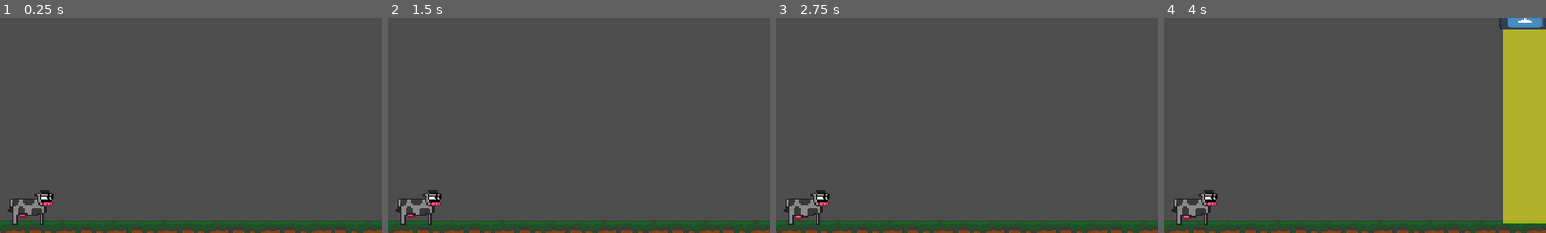
Above: before the commit, frames 1-4 (left to right).
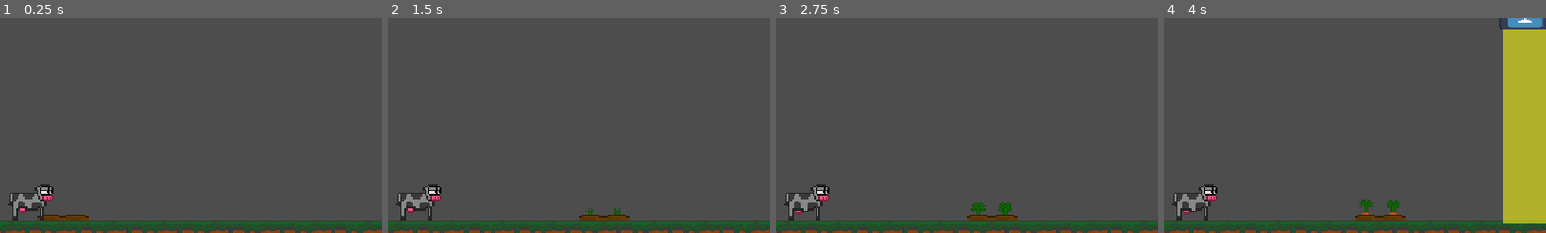
Above: after the commit, the same moments.

Repository: Luminescent-Cheese/district-jam-VII
Game: Godot game, scene res://game.tscn
Two runs of this game, one before a commit and one after it. Both use one fixed random seed, a clock stepped at 60 frames per second and the inputs below. The engine's default icon, where the game draws it, is replaced by a stand-in: a white triangle on a blue panel in a dark square.
Inputs (mouse positions are % of the whole screen's width and height, from its top left):
- Up to frame 1 (0.25 s): no input
- Up to frame 2 (1.5 s): tap Enter at 0.5 s; move the mouse to (72, 45) at 0.52 s; click (72, 45) at 0.6 s; tap Space at 1.25 s; move the mouse to (30, 55) at 1.27 s; click (30, 55) at 1.35 s
- Up to frame 3 (2.75 s): tap Enter at 2 s; move the mouse to (60, 28) at 2.02 s; click (60, 28) at 2.1 s
- Up to frame 4 (4 s): tap Space at 2.75 s; move the mouse to (45, 70) at 2.77 s; click (45, 70) at 2.85 s; tap Enter at 3.5 s; move the mouse to (80, 65) at 3.52 s; click (80, 65) at 3.6 s
The pictures show only the part of the screen within x 42-92%, y 21-71%; the shares and areas given below are measured in that part.

The runs differ from the first frame. In frame 1, 1.3% of the frame differs, in the area x 2-24%, y 77-97%; in frame 2, 1.4%; in frame 3, 1.6%, in the area x 2-64%, y 77-97%; in frame 4, 1.6%.

Commit message:
Basic farm functionality
crops grow when placed, and disappear when clicked

Diff:
--- a/Buildings/buildingBase.gd
+++ b/Buildings/buildingBase.gd
@@ -2,6 +2,7 @@
 
 @onready var cooldown = $Cooldown
 const BULLET = preload("res://bullet.tscn")
+const TILE_SIZE: Vector2 = Vector2(128,128)
 
 @export var bulletSpawn:Marker2D
 @onready var xPos = 99999
@@ -9,6 +10,8 @@
 enum bullet{Carrot}
 @export var bulletType:bullet
 @export var fireRate: float
+enum type{combat,farm}
+@export var buildingType:type
 
 var canFire:bool
 
@@ -20,17 +23,19 @@
 	if xPos == 99999:
 		_buildPlace()
 	else:
-		$Pivot.look_at(get_global_mouse_position())
-		if canFire:
-			fireBullet()
-			canFire = false
-			cooldown.start()
+		match buildingType:
+			type.combat:
+				$Pivot.look_at(get_global_mouse_position())
+				if canFire:
+					fireBullet()
+					canFire = false
+					cooldown.start()
 
 
 		#all stuff tower does
 
 func _buildPlace() -> void:
-	position = Vector2(get_global_mouse_position().x,0)
+	position = Vector2(get_global_mouse_position().x,0).snapped(TILE_SIZE)
 	if Input.is_mouse_button_pressed(MOUSE_BUTTON_LEFT):
 		xPos = position.x
 		#placement particles
--- /dev/null
+++ b/farm.tscn
@@ -0,0 +1,95 @@
+[gd_scene format=3 uid="uid://dpsvuom0sy8kk"]
+
+[ext_resource type="PackedScene" uid="uid://b2vt2s656fr3m" path="res://Buildings/building.tscn" id="1_ju177"]
+[ext_resource type="Texture2D" uid="uid://blj5qc8of14eq" path="res://GeneralArt/CropsArt/CarrotGrow.png" id="2_bw225"]
+[ext_resource type="Script" uid="uid://d02x5v03sborg" path="res://farm_logic.gd" id="2_vkr66"]
+
+[sub_resource type="RectangleShape2D" id="RectangleShape2D_t23pn"]
+size = Vector2(128, 84)
+
+[sub_resource type="RectangleShape2D" id="RectangleShape2D_vkr66"]
+resource_local_to_scene = true
+size = Vector2(128, 22)
+
+[sub_resource type="AtlasTexture" id="AtlasTexture_t23pn"]
+atlas = ExtResource("2_bw225")
+region = Rect2(0, 0, 128, 128)
+
+[sub_resource type="AtlasTexture" id="AtlasTexture_07l7t"]
+atlas = ExtResource("2_bw225")
+region = Rect2(128, 0, 128, 128)
+
+[sub_resource type="AtlasTexture" id="AtlasTexture_jynu1"]
+atlas = ExtResource("2_bw225")
+region = Rect2(0, 128, 128, 128)
+
+[sub_resource type="AtlasTexture" id="AtlasTexture_dmuu5"]
+atlas = ExtResource("2_bw225")
+region = Rect2(128, 128, 128, 128)
+
+[sub_resource type="AtlasTexture" id="AtlasTexture_v46g0"]
+atlas = ExtResource("2_bw225")
+region = Rect2(0, 256, 128, 128)
+
+[sub_resource type="SpriteFrames" id="SpriteFrames_kmnj1"]
+animations = [{
+"frames": [{
+"duration": 1.0,
+"texture": SubResource("AtlasTexture_t23pn")
+}, {
+"duration": 1.0,
+"texture": SubResource("AtlasTexture_07l7t")
+}, {
+"duration": 1.0,
+"texture": SubResource("AtlasTexture_jynu1")
+}, {
+"duration": 1.0,
+"texture": SubResource("AtlasTexture_dmuu5")
+}, {
+"duration": 1.0,
+"texture": SubResource("AtlasTexture_v46g0")
+}],
+"loop": true,
+"name": &"Carrots",
+"speed": 5.0
+}]
+
+[node name="Farm" unique_id=1422852066 instance=ExtResource("1_ju177")]
+fireRate = 0.5
+buildingType = 1
+
+[node name="ClickableArea" type="Area2D" parent="." index="0" unique_id=1967318146]
+collision_layer = 16
+collision_mask = 16
+
+[node name="CollisionShape2D" type="CollisionShape2D" parent="ClickableArea" index="0" unique_id=1587889324]
+position = Vector2(0, -42)
+shape = SubResource("RectangleShape2D_t23pn")
+debug_color = Color(0.77512586, 0.44222206, 0.08890056, 0.41960785)
+
+[node name="FarmLogic" type="Node2D" parent="." index="1" unique_id=1178417540]
+script = ExtResource("2_vkr66")
+
+[node name="Base" parent="." index="3" unique_id=1108329169]
+position = Vector2(0, -0.5)
+scale = Vector2(0.4375, 0.0078124925)
+
+[node name="CollisionShape2D" parent="." index="4" unique_id=1382810759]
+position = Vector2(0, -11)
+shape = SubResource("RectangleShape2D_vkr66")
+
+[node name="Cooldown" parent="." index="5" unique_id=1664144274]
+one_shot = true
+
+[node name="PlacementParticles" parent="." index="6" unique_id=1485913522]
+emission_rect_extents = Vector2(65, 7)
+
+[node name="CropGrowthSprites" type="AnimatedSprite2D" parent="." index="7" unique_id=2068991206]
+texture_filter = 1
+position = Vector2(0, -64)
+sprite_frames = SubResource("SpriteFrames_kmnj1")
+animation = &"Carrots"
+
+[connection signal="input_event" from="." to="FarmLogic" method="_on_farm_input_event"]
+[connection signal="input_event" from="ClickableArea" to="FarmLogic" method="_on_clickable_area_input_event"]
+[connection signal="timeout" from="Cooldown" to="FarmLogic" method="_on_cooldown_timeout"]
--- /dev/null
+++ b/farm_logic.gd
@@ -0,0 +1,24 @@
+extends Node2D
+@onready var cooldown = $"../Cooldown"
+@onready var farmSprite = $"../CropGrowthSprites"
+@onready var growthStage = 0
+@onready var startTimer = true
+func _ready() -> void:
+	farmSprite.animation = "Carrots"
+func _process(delta: float) -> void:
+	if $"..".xPos != 99999:
+		if growthStage < 4 and startTimer:
+			cooldown.start()
+			startTimer = false
+		farmSprite.frame = growthStage
+
+
+func _on_cooldown_timeout() -> void:
+	growthStage += 1
+	startTimer = true
+
+func _on_clickable_area_input_event(viewport: Node, event: InputEvent, shape_idx: int) -> void:
+	if Input.is_action_just_pressed("leftClick"):
+		print(growthStage)
+		if growthStage ==4:
+			growthStage = 0
--- a/game.gd
+++ b/game.gd
@@ -13,7 +13,7 @@
 	for i in range(num_cows):
 		var new_cow = COW_SCENE.instantiate()
 		var random_x = CoordsUtils.get_random_x_in_camera(player_camera)
-		var cow_location = Vector2(random_x, 15)
+		var cow_location = Vector2(random_x, 0)
 		new_cow.position = cow_location
 		new_cow.name = "Cow %s" % i
 		new_cow.connect("abducted", cow_abducted)
--- a/game.tscn
+++ b/game.tscn
@@ -3,6 +3,7 @@
 [ext_resource type="Script" uid="uid://c8qhw51dswbfn" path="res://game.gd" id="1_80nbo"]
 [ext_resource type="Texture2D" uid="uid://dx2sb7kyq8jeb" path="res://GeneralArt/grass.png" id="2_e2o6t"]
 [ext_resource type="Script" uid="uid://c1lvci8w6fntc" path="res://player_camera.gd" id="2_feb5d"]
+[ext_resource type="PackedScene" uid="uid://dpsvuom0sy8kk" path="res://farm.tscn" id="3_fc0e3"]
 
 [sub_resource type="TileSetAtlasSource" id="TileSetAtlasSource_feb5d"]
 texture = ExtResource("2_e2o6t")
@@ -17,6 +18,9 @@
 [node name="Game" type="Node2D" unique_id=86373079]
 script = ExtResource("1_80nbo")
 
+[node name="Farm" parent="." unique_id=1422852066 instance=ExtResource("3_fc0e3")]
+position = Vector2(0, -197)
+
 [node name="PlayerCamera" type="Camera2D" parent="." unique_id=1232046301]
 position = Vector2(0, -197)
 zoom = Vector2(0.6, 0.6)
--- a/project.godot
+++ b/project.godot
@@ -19,6 +19,14 @@
 
 window/stretch/mode="canvas_items"
 
+[input]
+
+leftClick={
+"deadzone": 0.2,
+"events": [Object(InputEventMouseButton,"resource_local_to_scene":false,"resource_name":"","device":-1,"window_id":0,"alt_pressed":false,"shift_pressed":false,"ctrl_pressed":false,"meta_pressed":false,"button_mask":1,"position":Vector2(249, 4),"global_position":Vector2(258, 52),"factor":1.0,"button_index":1,"canceled":false,"pressed":true,"double_click":false,"script":null)
+]
+}
+
 [layer_names]
 
 2d_physics/layer_2="Cows"
Binary file added: GeneralArt/CropsArt/CarrotGrow.png
Not shown, added: GeneralArt/CropsArt/CarrotGrow.png.import
Not shown, added: farm_logic.gd.uid
